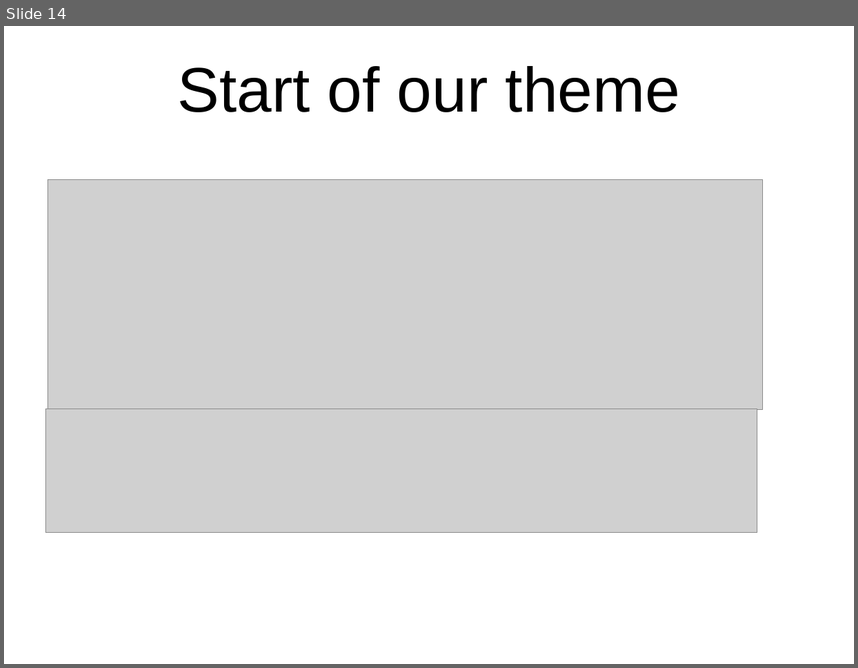
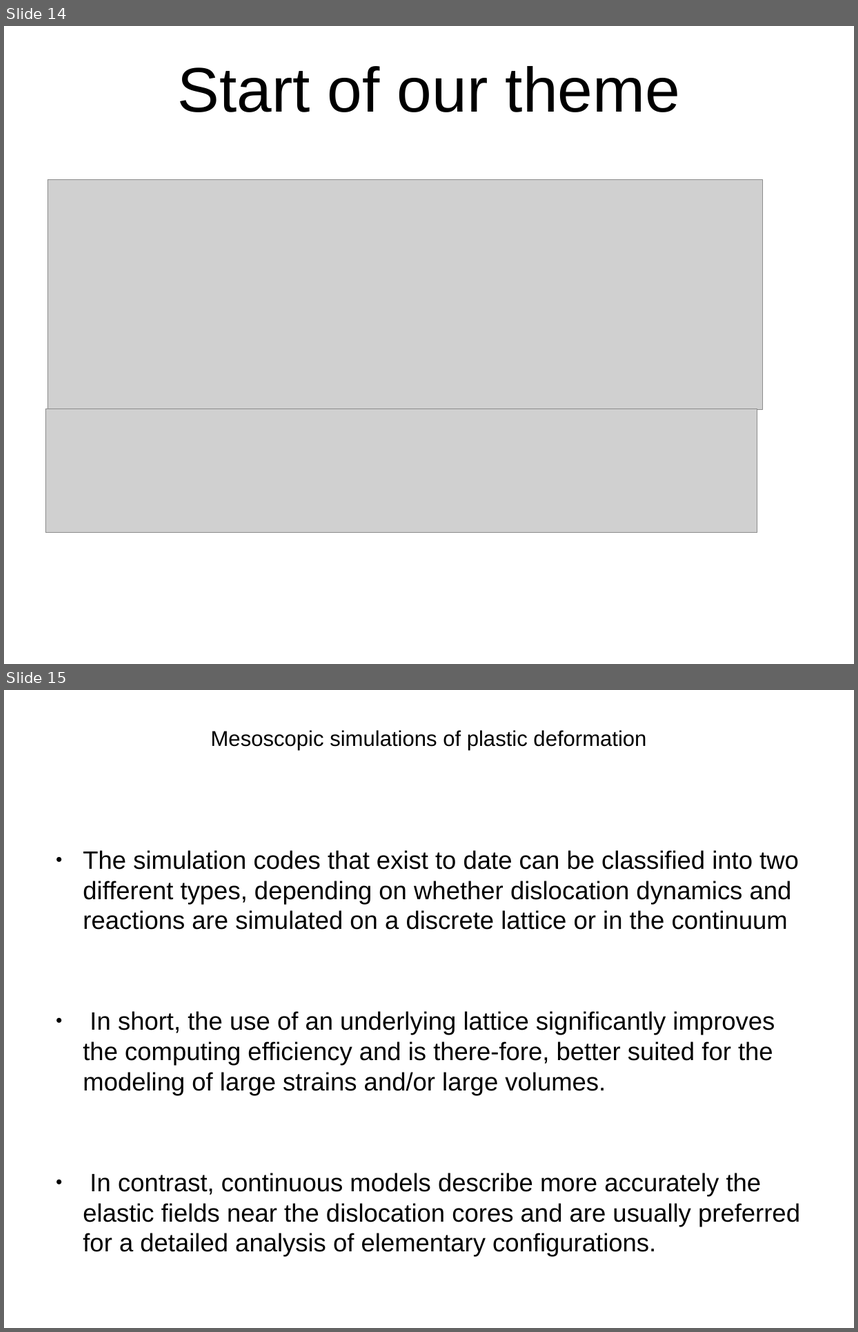
Before and after one commit to sushanthk15/JournalClub2, a slide deck: Review Presentation.odp. Shown one above the other, each under a label of ours: slide 14 before the commit, slides 14 and 15 after it. The pictures are 858x668 and 858x1332 pixels, drawn with LibreOffice and Linux fonts; fonts in the diff are those of the drawing; grey boxes stand for pictures; background and template pictures are left out. Boxes give left, top, right and bottom in pixels: in the first picture for what was removed or moved away, otherwise in the second. Text is boxed around its words. In the diff, an @@ line names an element or a change of style, - is before the commit and + after.

```diff
--- a/Review Presentation.odp
+++ b/Review Presentation.odp
@@ slide 15 added at box(4, 690, 854, 1328), background picture (left out) @@
@@ title added at box(211, 730, 646, 751), 20 pt, text #000000 @@
+Mesoscopic simulations of plastic deformation
@@ text added at box(83, 850, 800, 1226), 23.5 pt, text #000000 @@
+● The simulation codes that exist to date can be classified into two different types, depending on whether dislocation dynamics and reactions are simulated on a discrete lattice or in the continuum
+● In short, the use of an underlying lattice significantly improves the computing efficiency and is there-fore, better suited for the modeling of large strains and/or large volumes.
+● In contrast, continuous models describe more accurately the elastic fields near the dislocation cores and are usually preferred for a detailed analysis of elementary configurations.
```
Also in this commit, not shown: 1 slide changed, 6 other slides added, 1 slide removed, 3 other files.
